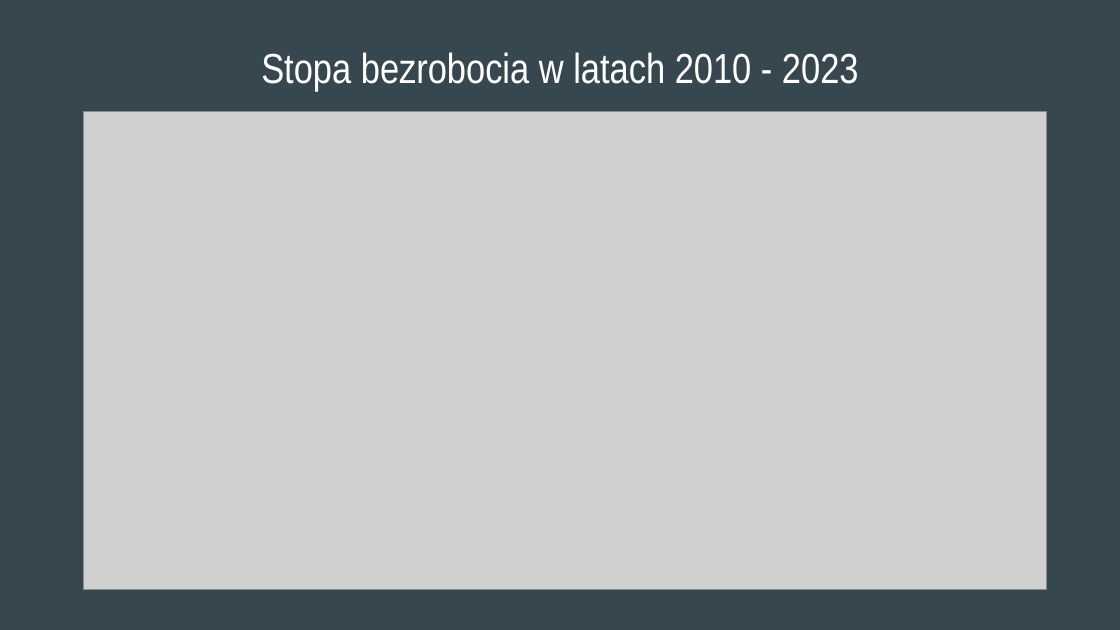
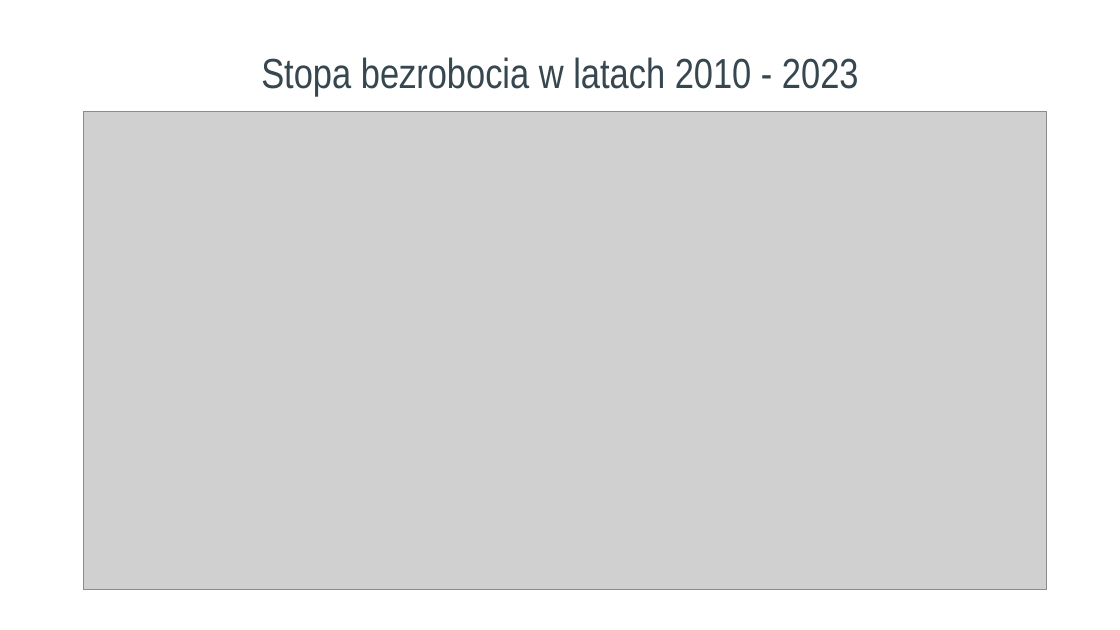
Before and after one commit to pierogitozycie/labour_market, a slide deck: slide 2 of Rynek pracy w Polsce.pptx. Drawn at 1120x630 pixels with LibreOffice and Linux fonts; fonts in the diff are those of the drawing; grey boxes stand for pictures. Boxes give left, top, right and bottom in pixels: in the first picture for what was removed or moved away, otherwise in the second. Text is boxed around its words. In the diff, an @@ line names an element or a change of style, - is before the commit and + after.

Commit message:
added 1 slide to the presentation, changed the style of the presentation

```diff
--- a/Rynek pracy w Polsce.pptx
+++ b/Rynek pracy w Polsce.pptx
@@ background #37474F to #FFFFFF @@
@@ title "Stopa bezrobocia w latach 2010 ..." at (x1=261, y1=57, x2=859, y2=97): text colour #FFFFFF to #37474F @@
```
Also in this commit, not shown: 2 other slides changed, 2 slides added, 1 slide removed, 1 other file.
